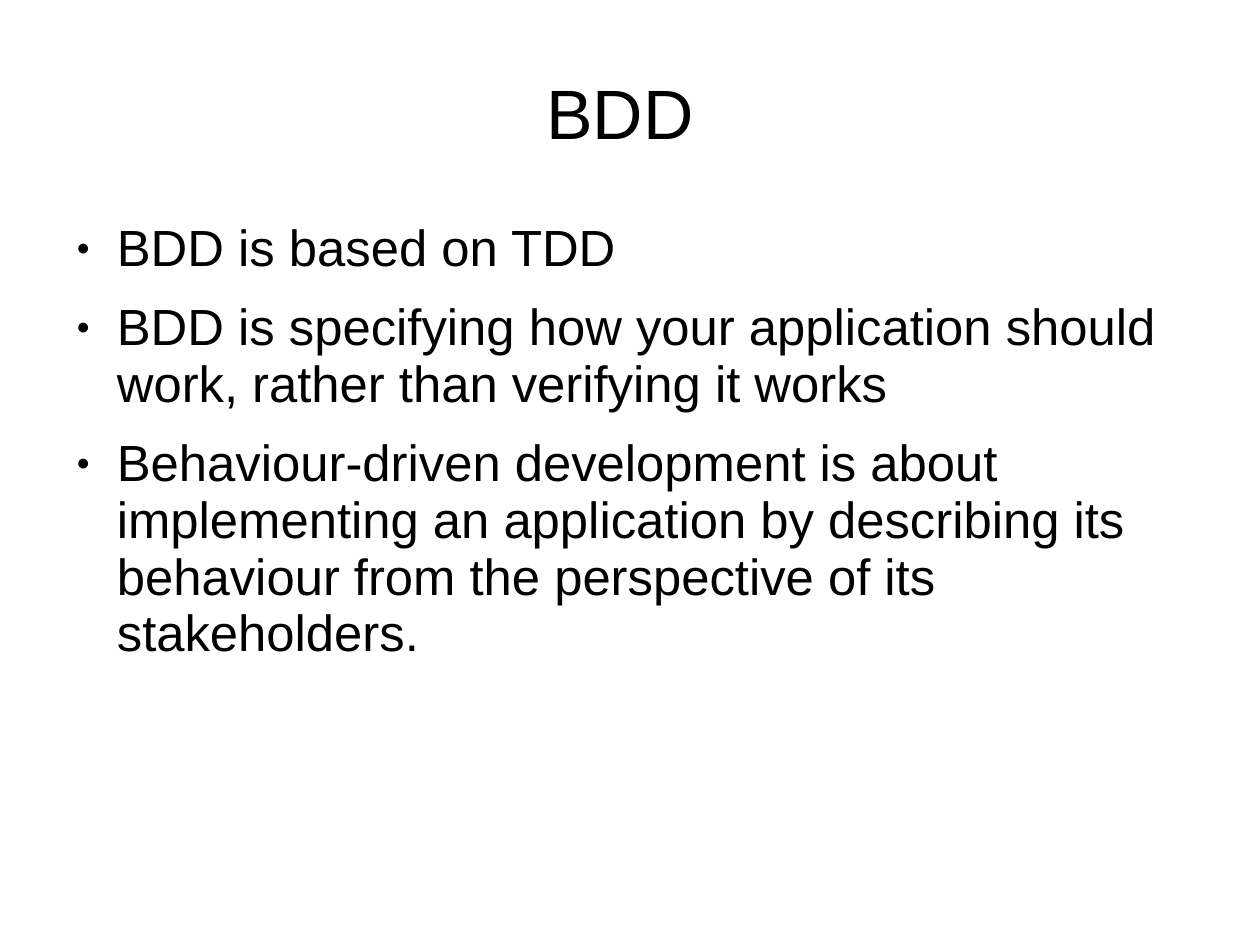
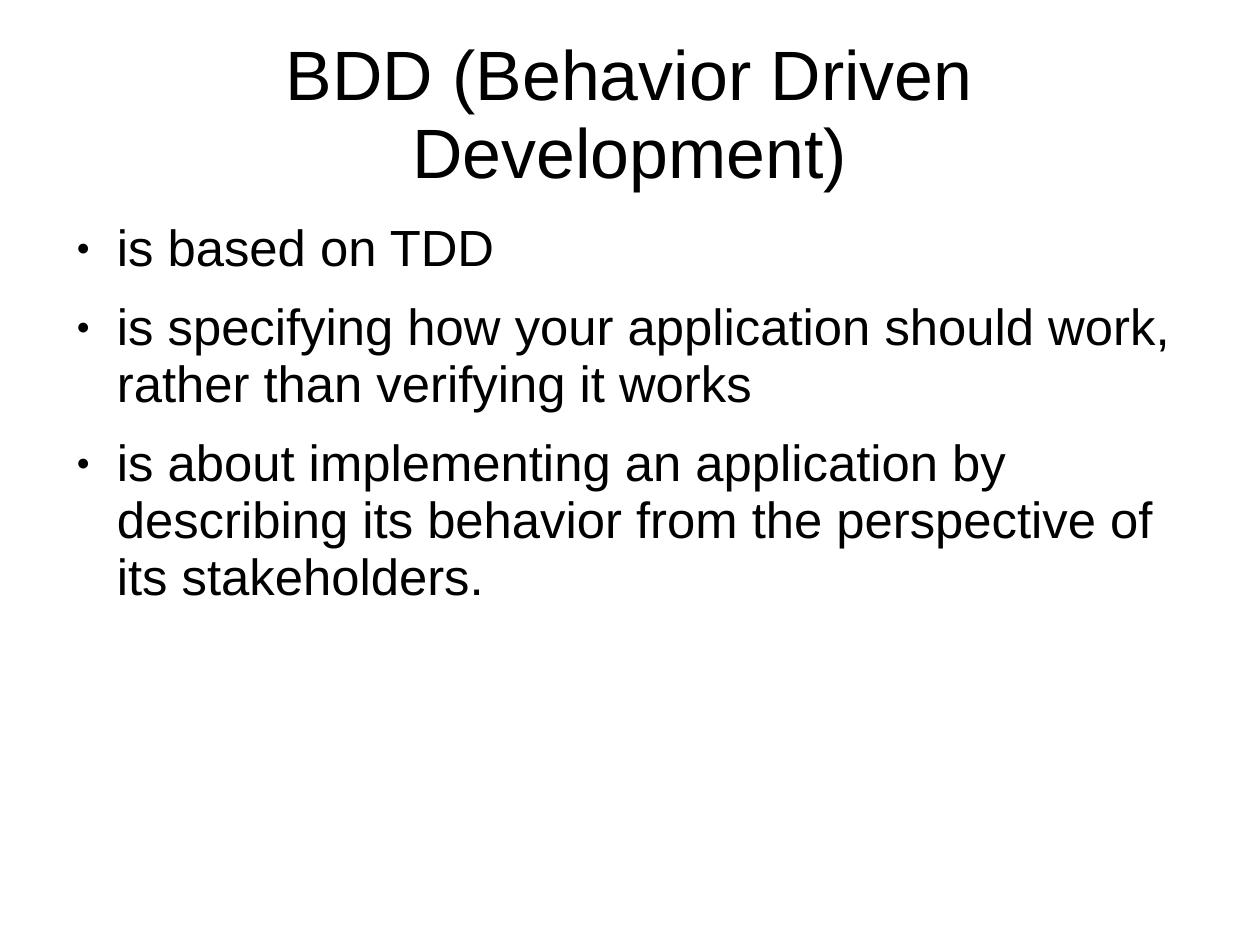
Before and after one commit to rubypool/rails-training-material, a slide deck: slide 4 of ruby-rails-testing_with_Rspec.pptx. Drawn at 1260x945 pixels with LibreOffice and Linux fonts; fonts in the diff are those of the drawing. Boxes give left, top, right and bottom in pixels: in the first picture for what was removed or moved away, otherwise in the second. Text is boxed around its words. In the diff, an @@ line names an element or a change of style, - is before the commit and + after.

```diff
--- a/ruby-rails-testing_with_Rspec.pptx
+++ b/ruby-rails-testing_with_Rspec.pptx
@@ title at box(286, 49, 973, 192): text changed @@
-BDD
+BDD (Behavior Driven Development)
@@ text at box(117, 229, 1169, 596): text changed @@
-● BDD is based on TDD
-● BDD is specifying how your application should work, rather than verifying it works
-● Behaviour-driven development is about implementing an application by describing its behaviour from the perspective of its stakeholders.
+● is based on TDD
+● is specifying how your application should work, rather than verifying it works
+● is about implementing an application by describing its behavior from the perspective of its stakeholders.
```
Also in this commit, not shown: 5 other slides changed.
